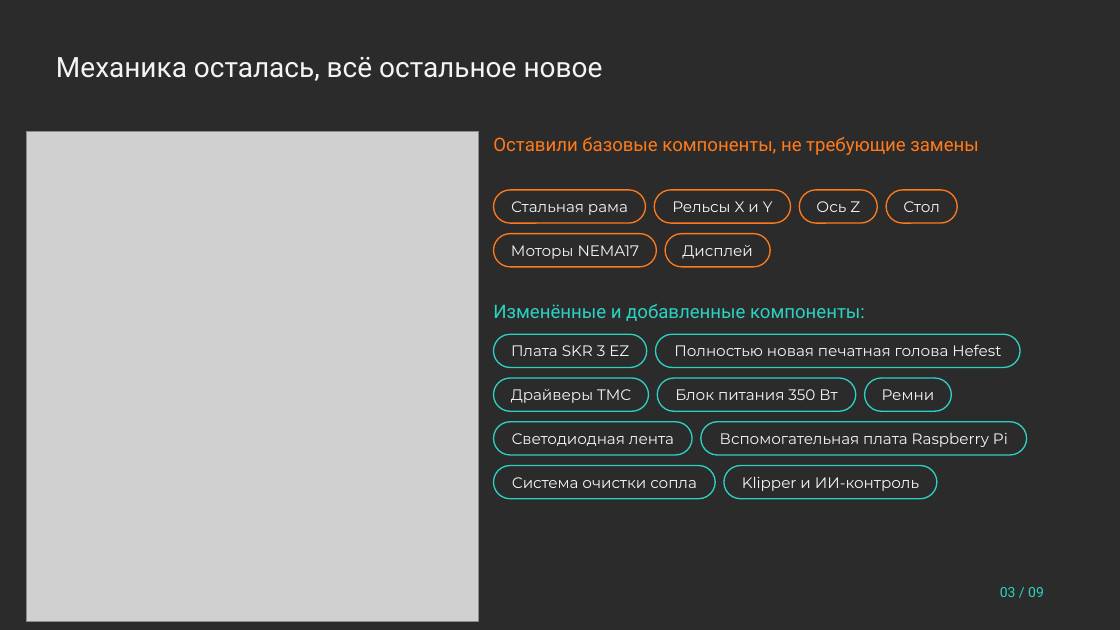
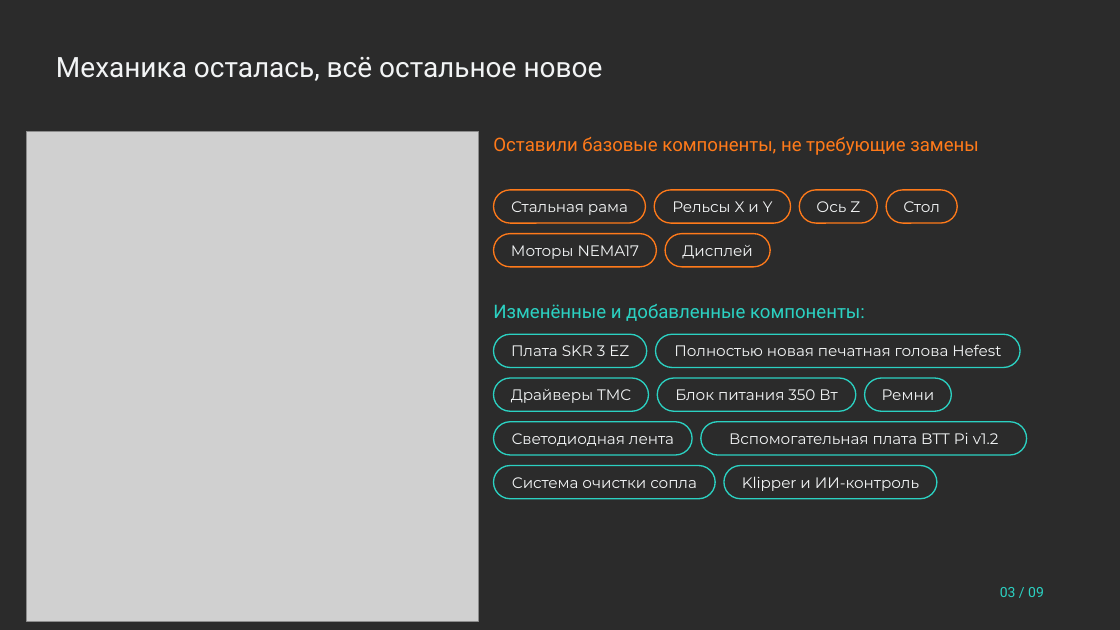
Before and after one commit to pmixay/3d-project, a slide deck: slide 3 of submission/Hefest_prezentaciya.pptx. Drawn at 1120x630 pixels with LibreOffice and Linux fonts; fonts in the diff are those of the drawing; grey boxes stand for pictures; background and template pictures are left out; a plain dark background stands for a picture behind light text. Boxes give left, top, right and bottom in pixels: in the first picture for what was removed or moved away, otherwise in the second. Text is boxed around its words. In the diff, an @@ line names an element or a change of style, - is before the commit and + after.

```diff
--- a/submission/Hefest_prezentaciya.pptx
+++ b/submission/Hefest_prezentaciya.pptx
@@ text in rounded rectangle at <box>729,433,999,444</box>: text changed @@
-Вспомогательная плата Raspberry Pi
+Вспомогательная плата BTT Pi v1.2
```
Also in this commit, not shown: 9 other files.
